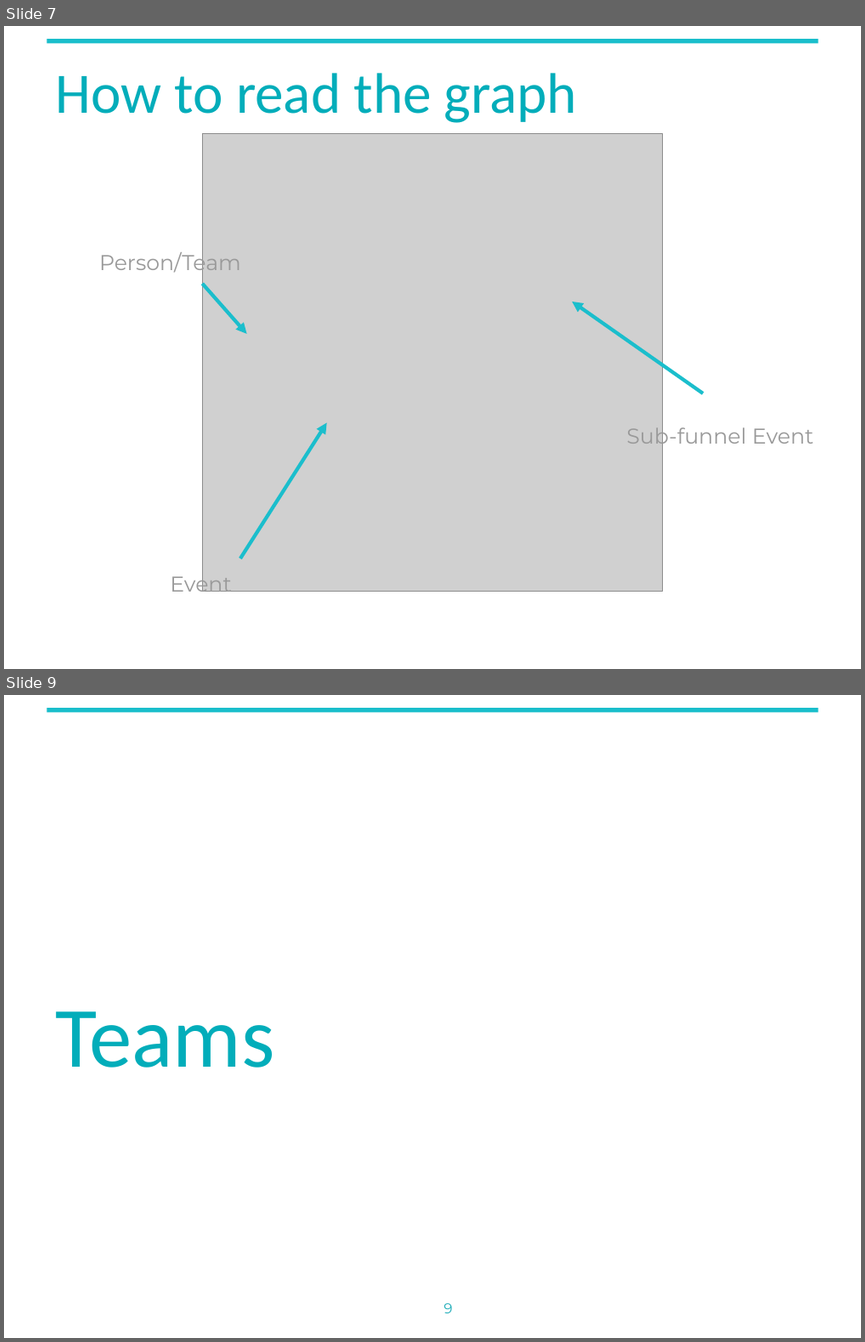
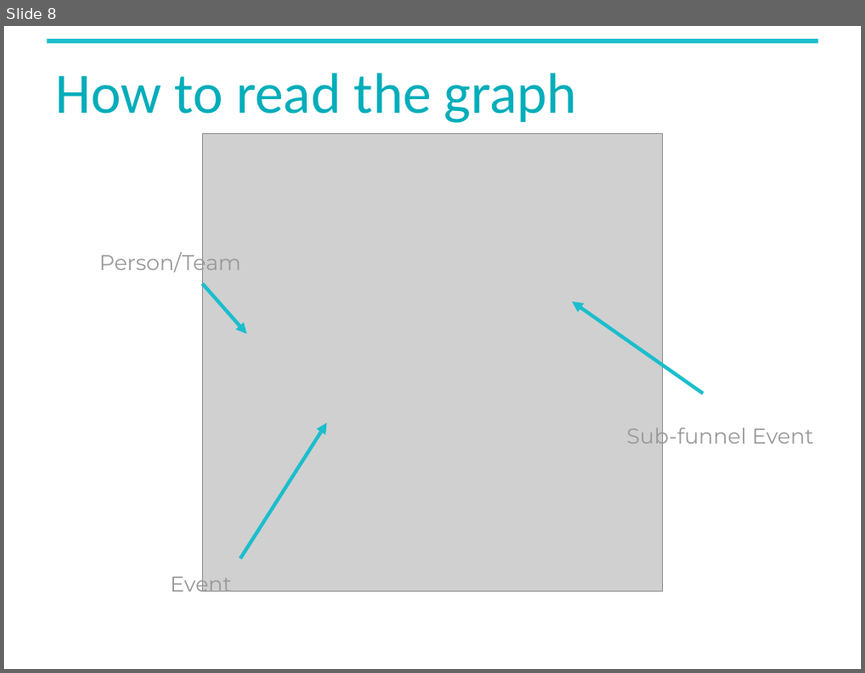
Before and after one commit to gwharris/NYU_network_analysis, a slide deck: reports/interim_presentation.pptx. Shown one above the other, each under a label of ours: slides 7 and 9 before the commit, slide 8 after it; the slides between them are not shown. The pictures are 865x1342 and 865x673 pixels, drawn with LibreOffice and Linux fonts; fonts in the diff are those of the drawing; grey boxes stand for pictures; background and template pictures are left out. Boxes give left, top, right and bottom in pixels: in the first picture for what was removed or moved away, otherwise in the second. Text is boxed around its words. In the diff, an @@ line names an element or a change of style, - is before the commit and + after.

```diff
--- a/reports/interim_presentation.pptx
+++ b/reports/interim_presentation.pptx
@@ slide 9 removed at bbox=[4, 695, 861, 1338], background #FFFFFF; not listed: 1 template element that a slide beside it also shows @@
@@ title removed at bbox=[55, 1011, 274, 1067] @@
-Teams
@@ rectangle removed at bbox=[575, 1246, 861, 1338] @@
@@ page number removed at bbox=[443, 1303, 452, 1313] @@
-9
@@ what was slide 7 is now slide 8 @@
```
Also in this commit, not shown: 1 slide changed, 2 slides added, 1 other slide removed, 1 other file.
